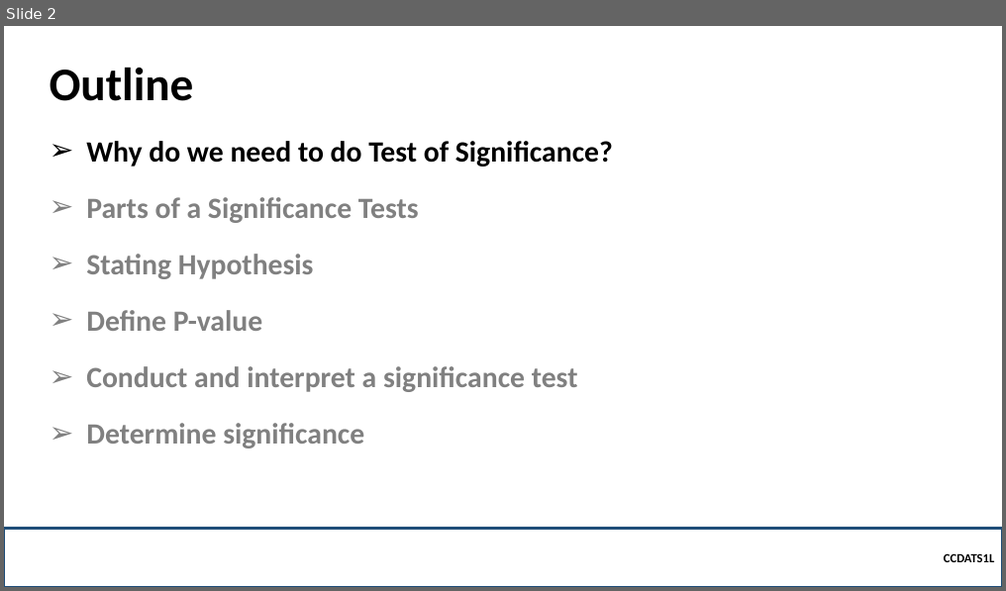
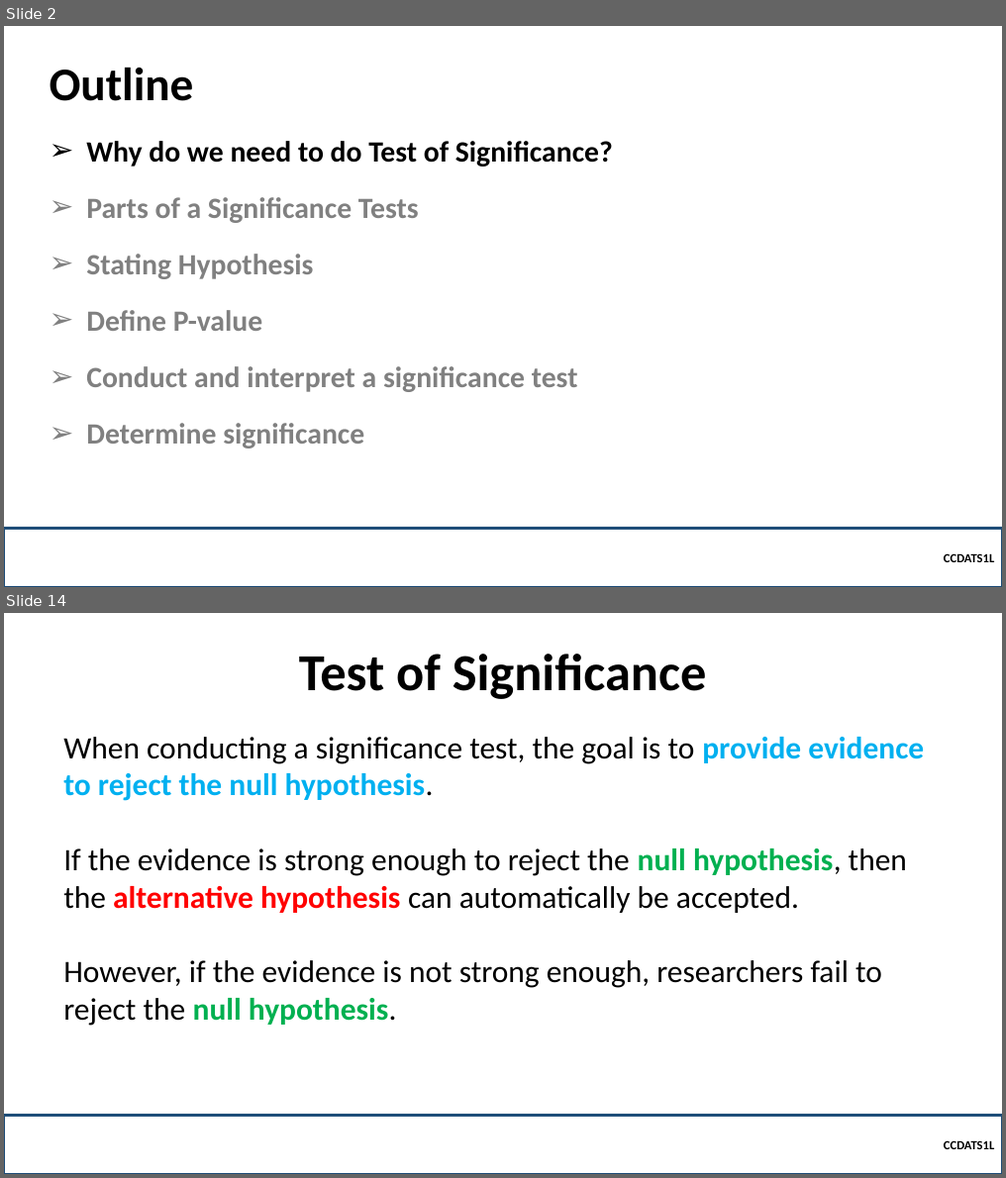
Before and after one commit to robitussin/CCDATS1L, a slide deck: week 10/Test of Significance.pptx. Shown one above the other, each under a label of ours: slide 2 before the commit, slides 2 and 14 after it; the slides between them are not shown. The pictures are 1006x591 and 1006x1178 pixels, drawn with LibreOffice and Linux fonts; fonts in the diff are those of the drawing; background and template pictures are left out. Boxes give left, top, right and bottom in pixels: in the first picture for what was removed or moved away, otherwise in the second. Text is boxed around its words. In the diff, an @@ line names an element or a change of style, - is before the commit and + after.

```diff
--- a/week 10/Test of Significance.pptx
+++ b/week 10/Test of Significance.pptx
@@ slide 14 added at (4, 613, 1002, 1174), background picture (left out) @@
@@ title added at (299, 654, 707, 699), 50 pt, text #000000, bold @@
+Test of Significance
@@ text added at (63, 737, 924, 1026), 30 pt, text #000000 @@
+When conducting a significance test, the goal is to provide evidence to reject the null hypothesis.
+If the evidence is strong enough to reject the null hypothesis, then the alternative hypothesis can automatically be accepted.
+However, if the evidence is not strong enough, researchers fail to reject the null hypothesis.
@@ rectangle added at (4, 1115, 1002, 1174), outline #1F4E79 2.25 pt, 12 pt, text #000000, bold @@
+  CCDATS1L
```
Also in this commit, not shown: 2 slides changed, 9 other slides added, 14 slides removed.
